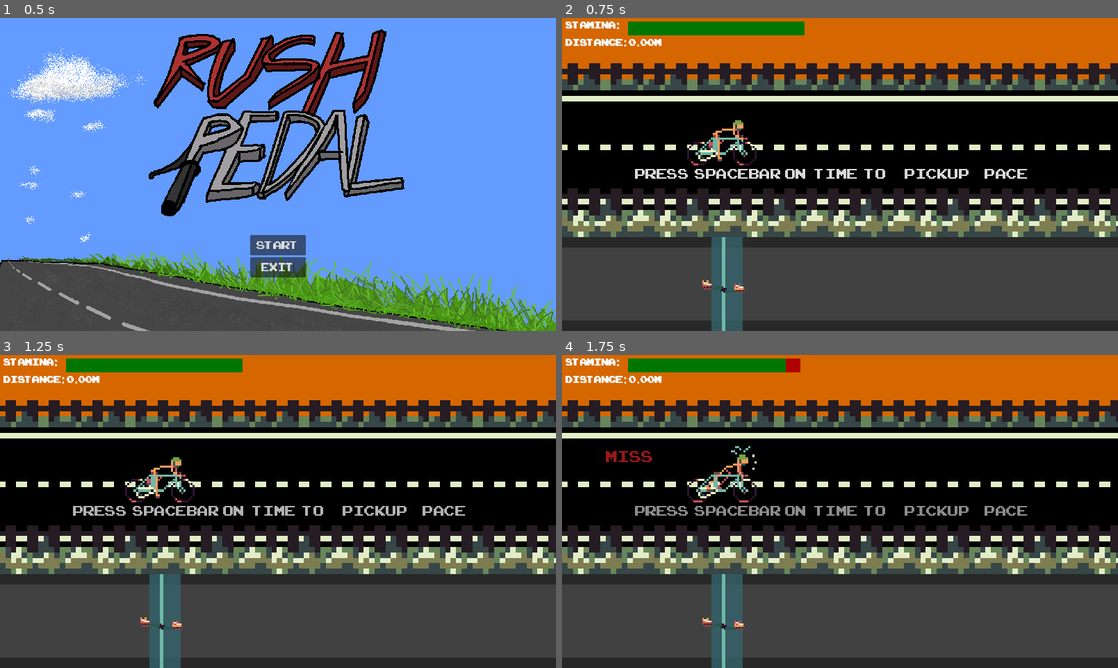
Above: before the commit, frames 1-4 (two rows, left to right).
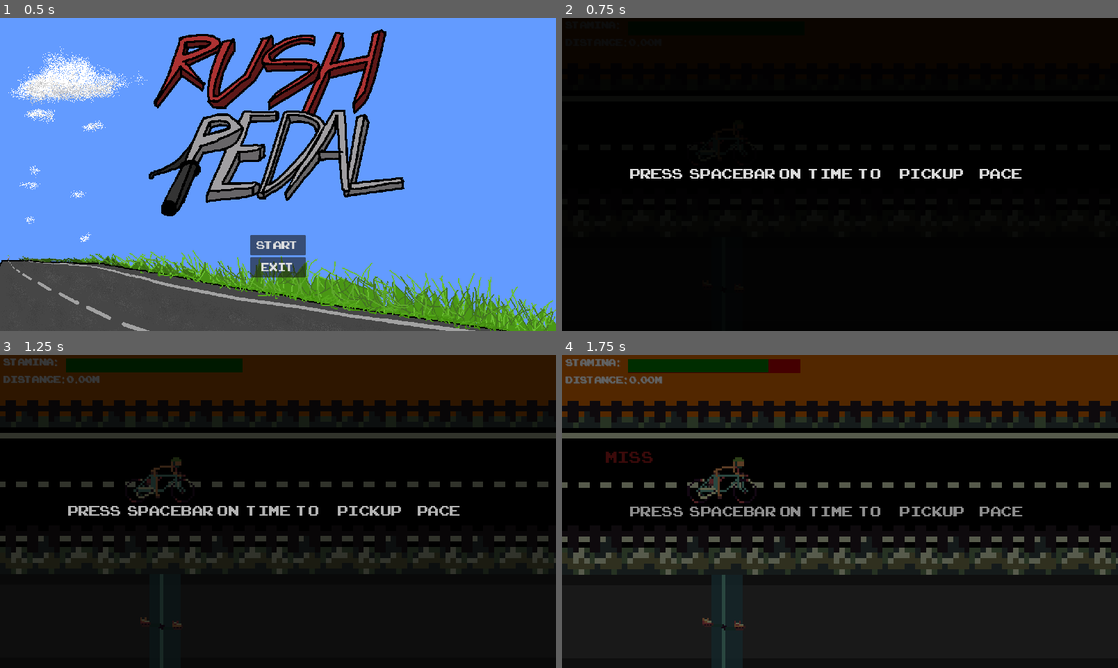
Above: after the commit, the same moments.

Repository: alexgaaranes/GameJam-2024-Entry
Game: Godot game, scene res://scenes/menu.tscn
Same seed, same stepped clock (60 frames per second), same inputs: the game is played once before the commit and once after it.
Inputs (mouse positions are in pixels of both pictures, inside the frame that each line leads up to):
- Up to frame 1 (0.5 s): no input
- Up to frame 2 (0.75 s): click "Start" at 0.5 s
- Up to frame 3 (1.25 s): no input
- Up to frame 4 (1.75 s): tap Space (pedal) at 1.25, 1.35 s; move the mouse to (962, 495) at 1.27 s; click (962, 495) at 1.55 s

Frame 1 is identical in both runs. In frame 2, 71% of the frame differs, in the area x 0-100%, y 0-100%; in frame 3, 71%; in frame 4, 63%.

Commit message:
final fixes

Diff:
--- a/project.godot
+++ b/project.godot
@@ -36,6 +36,11 @@
 "events": [Object(InputEventKey,"resource_local_to_scene":false,"resource_name":"","device":0,"window_id":0,"alt_presse …(189 unchanged characters)…
 ]
 }
+tap={
+"deadzone": 0.5,
+"events": [Object(InputEventMouseButton,"resource_local_to_scene":false,"resource_name":"","device":-1,"window_id":0,"alt_pressed":false,"shift_pressed":false,"ctrl_pressed":false,"meta_pressed":false,"button_mask":0,"position":Vector2(0, 0),"global_position":Vector2(0, 0),"factor":1.0,"button_index":1,"canceled":false,"pressed":false,"double_click":false,"script":null)
+]
+}
 
 [rendering]
 
--- a/scenes/main_level.tscn
+++ b/scenes/main_level.tscn
@@ -609,7 +609,6 @@
 script = ExtResource("5_dah53")
 
 [node name="BlackFade" type="ColorRect" parent="Tutorial"]
-visible = false
 offset_left = -16.0
 offset_top = -16.0
 offset_right = 1296.0
@@ -628,9 +627,9 @@
 anchor_top = 0.5
 anchor_right = 0.5
 anchor_bottom = 0.5
-offset_left = -472.0
+offset_left = -484.0
 offset_top = -24.0
-offset_right = 496.0
+offset_right = 484.0
 offset_bottom = 24.0
 grow_horizontal = 2
 grow_vertical = 2
--- a/scripts/input_manager.gd
+++ b/scripts/input_manager.gd
@@ -46,7 +46,7 @@
 	if not pedalColumnAnim.is_playing():
 		pedalColumnAnim.play("idle")
 	# Pedal Action
-	if Input.is_action_just_pressed("pedal") and not isPenalized:
+	if (Input.is_action_just_pressed("pedal") or Input.is_action_just_pressed("tap")) and not isPenalized:
 		if not bgmIsPlayed:
 			Global.bgm_player.stop()
 			parent.get_node("BGM").play()
Not shown, changed: export_presets.cfg
